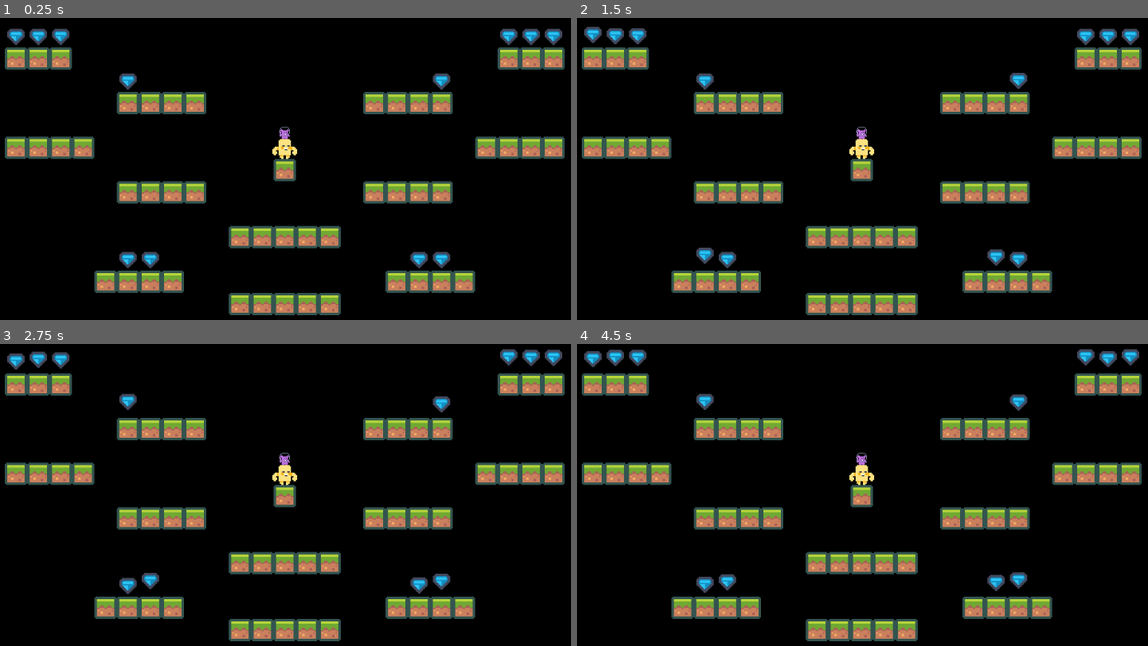
Above: before the commit, frames 1-4 (two rows, left to right).
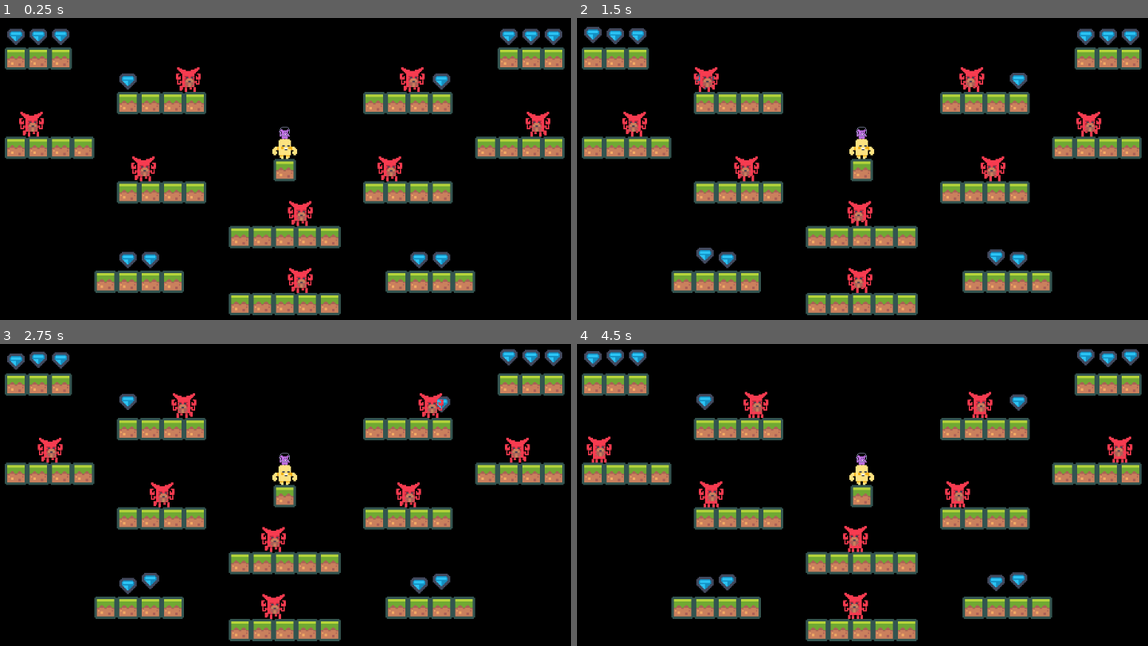
Above: after the commit, the same moments.

Repository: wesley950/sidescroller-concept-1
Game: Godot game, scene res://Content/Resources/Scenes/Main.tscn
The game is run twice, just before and just after one commit, with the same random seed, the same clock (stepped at 60 frames per second) and the same inputs. Sound files missing from this copy of the repository are replaced by a short silence.
Inputs:
- Up to frame 1 (0.25 s): no input
- Up to frame 2 (1.5 s): no input
- Up to frame 3 (2.75 s): no input
- Up to frame 4 (4.5 s): no input

The runs differ from the first frame. In frame 1, 2.0% of the frame differs, in the area x 3-97%, y 16-92%; in frame 2, 2.0%; in frame 3, 2.0%; in frame 4, 2.1%, in the area x 1-98%, y 15-92%.

Commit message:
Added enemies and stomping

Diff:
--- /dev/null
+++ b/Content/Resources/Actors/Enemy.gd
@@ -0,0 +1,50 @@
+extends KinematicBody2D
+
+export (AudioStream) var death_sfx
+
+onready var anim_player := $"AnimationPlayer"
+
+onready var ground_detector_left := $"Ground Detector Left"
+onready var ground_detector_right := $"Ground Detector Right"
+
+onready var footstep_snd_emitter := $"Footstep Sound Emitter"
+
+const SPEED = 50.0
+const GRAVITY = 100.0
+
+var direction := 1
+var _velocity := Vector2()
+
+func _physics_process(delta):
+	if not ground_detector_right.is_colliding() and not ground_detector_left.is_colliding():
+		direction = 0
+	elif not ground_detector_right.is_colliding():
+		direction = -1
+	elif not ground_detector_left.is_colliding():
+		direction = 1
+
+	$"Sprite".flip_h = direction == -1
+
+	_velocity.x = direction * SPEED
+	_velocity.y += GRAVITY * delta
+	_velocity = move_and_slide(_velocity, Vector2.UP)
+
+	if _velocity.x != 0 and is_on_floor():
+		anim_player.play("Walk")
+	else:
+		anim_player.play("Idle")
+
+func handle_death():
+	var sfx = AudioStreamPlayer2D.new()
+	get_parent().add_child(sfx)
+	sfx.set_as_toplevel(true)
+	sfx.stream = death_sfx
+	sfx.play()
+	sfx.connect("finished", sfx, "queue_free")
+
+
+func handle_stomping(stomper):
+	var handled = stomper is Player
+	handle_death()
+	queue_free()
+	return handled
--- /dev/null
+++ b/Content/Resources/Actors/Enemy.tscn
@@ -0,0 +1,107 @@
+[gd_scene load_steps=9 format=2]
+
+[ext_resource path="res://Content/Binaries/enemy.png" type="Texture" id=1]
+[ext_resource path="res://Content/Resources/Actors/Enemy.gd" type="Script" id=2]
+[ext_resource path="res://Content/Binaries/enemy_walk.ogg" type="AudioStream" id=3]
+[ext_resource path="res://Content/Binaries/enemy_death.ogg" type="AudioStream" id=4]
+
+[sub_resource type="RectangleShape2D" id=1]
+extents = Vector2( 9, 9 )
+
+[sub_resource type="Animation" id=2]
+resource_name = "Idle"
+loop = true
+tracks/0/type = "value"
+tracks/0/path = NodePath("Sprite:frame")
+tracks/0/interp = 1
+tracks/0/loop_wrap = true
+tracks/0/imported = false
+tracks/0/enabled = true
+tracks/0/keys = {
+"times": PoolRealArray( 0 ),
+"transitions": PoolRealArray( 1 ),
+"update": 1,
+"values": [ 0 ]
+}
+
+[sub_resource type="Animation" id=3]
+length = 0.001
+tracks/0/type = "value"
+tracks/0/path = NodePath("Sprite:frame")
+tracks/0/interp = 1
+tracks/0/loop_wrap = true
+tracks/0/imported = false
+tracks/0/enabled = true
+tracks/0/keys = {
+"times": PoolRealArray( 0 ),
+"transitions": PoolRealArray( 1 ),
+"update": 0,
+"values": [ 0 ]
+}
+
+[sub_resource type="Animation" id=4]
+resource_name = "Walk"
+length = 0.8
+loop = true
+tracks/0/type = "value"
+tracks/0/path = NodePath("Sprite:frame")
+tracks/0/interp = 1
+tracks/0/loop_wrap = true
+tracks/0/imported = false
+tracks/0/enabled = true
+tracks/0/keys = {
+"times": PoolRealArray( 0, 0.2, 0.4, 0.6 ),
+"transitions": PoolRealArray( 1, 1, 1, 1 ),
+"update": 1,
+"values": [ 0, 1, 2, 3 ]
+}
+tracks/1/type = "audio"
+tracks/1/path = NodePath("Footstep Sound Emitter")
+tracks/1/interp = 1
+tracks/1/loop_wrap = true
+tracks/1/imported = false
+tracks/1/enabled = true
+tracks/1/keys = {
+"clips": [ {
+"end_offset": 0.3,
+"start_offset": 0.0,
+"stream": ExtResource( 3 )
+}, {
+"end_offset": 0.3,
+"start_offset": 0.0,
+"stream": ExtResource( 3 )
+} ],
+"times": PoolRealArray( 0, 0.4 )
+}
+
+[node name="Enemy" type="KinematicBody2D"]
+script = ExtResource( 2 )
+death_sfx = ExtResource( 4 )
+
+[node name="Sprite" type="Sprite" parent="."]
+position = Vector2( 0, -12 )
+texture = ExtResource( 1 )
+hframes = 4
+
+[node name="CollisionShape2D" type="CollisionShape2D" parent="."]
+position = Vector2( 0, -9 )
+shape = SubResource( 1 )
+
+[node name="Ground Detector Right" type="RayCast2D" parent="."]
+position = Vector2( 9, -1 )
+enabled = true
+cast_to = Vector2( 0, 10 )
+
+[node name="Ground Detector Left" type="RayCast2D" parent="."]
+position = Vector2( -9, -1 )
+enabled = true
+cast_to = Vector2( 0, 10 )
+
+[node name="AnimationPlayer" type="AnimationPlayer" parent="."]
+anims/Idle = SubResource( 2 )
+anims/RESET = SubResource( 3 )
+anims/Walk = SubResource( 4 )
+
+[node name="Footstep Sound Emitter" type="AudioStreamPlayer2D" parent="."]
+volume_db = -19.367
+bus = "Enemy Walking"
--- a/Content/Resources/Actors/Player.gd
+++ b/Content/Resources/Actors/Player.gd
@@ -1,3 +1,4 @@
+class_name Player
 extends KinematicBody2D
 
 const GRAVITY = 150.0
@@ -9,6 +10,8 @@
 onready var jump_snd_emitter := $"Jump Sound Emitter"
 onready var fall_snd_emitter := $"Fall Sound Emitter"
 
+onready var stomp_detector := $"Stomp Detector"
+
 var speed := Vector2(80, 100)
 
 var _velocity := Vector2()
@@ -17,6 +20,20 @@
 
 func _physics_process(delta):
 	var direction = get_direction()
+
+	if stomp_detector.is_colliding():
+		var stomped_obj = stomp_detector.get_collider()
+		if stomped_obj.has_method("handle_stomping"):
+			var directon_to_enemy = global_position.direction_to(stomped_obj.global_position)
+			var stomp_angle = rad2deg(directon_to_enemy.angle_to(Vector2.DOWN))
+			var dot_dte_vel = directon_to_enemy.dot(_velocity)
+
+			if dot_dte_vel > 0:
+				var handled = stomped_obj.call("handle_stomping", self)
+				if handled:
+					# jump after stomping
+					direction.y = -1
+					jump_snd_emitter.play()
 
 	var jump_interrupted := Input.is_action_just_released("jump") and _velocity.y < 0.0
 
--- a/Content/Resources/Actors/Player.tscn
+++ b/Content/Resources/Actors/Player.tscn
@@ -107,3 +107,8 @@
 
 [node name="Fall Sound Emitter" type="AudioStreamPlayer" parent="."]
 stream = ExtResource( 6 )
+
+[node name="Stomp Detector" type="RayCast2D" parent="."]
+position = Vector2( 0, -2 )
+enabled = true
+cast_to = Vector2( 0, 9 )
--- a/Content/Resources/Scenes/Main.tscn
+++ b/Content/Resources/Scenes/Main.tscn
@@ -1,8 +1,9 @@
-[gd_scene load_steps=6 format=2]
+[gd_scene load_steps=7 format=2]
 
 [ext_resource path="res://Content/Resources/Actors/Player.tscn" type="PackedScene" id=1]
 [ext_resource path="res://Content/Binaries/tiles_packed.png" type="Texture" id=2]
 [ext_resource path="res://Content/Resources/Props/Diamond.tscn" type="PackedScene" id=3]
+[ext_resource path="res://Content/Resources/Actors/Enemy.tscn" type="PackedScene" id=4]
 
 [sub_resource type="ConvexPolygonShape2D" id=9]
 points = PoolVector2Array( 0, 0, 18, 0, 18, 18, 0, 18 )
@@ -39,46 +40,72 @@
 format = 1
 tile_data = PoolIntArray( 786448, 0, 0, 786449, 0, 0, 786450, 0, 0, 786470, 0, 0, 786471, 0, 0, 786472, 0, 0, 917525, 0 …(628 unchanged characters)…
 
+[node name="Props" type="Node2D" parent="."]
+
+[node name="Diamond" parent="Props" instance=ExtResource( 3 )]
+position = Vector2( 297, 207 )
+
+[node name="Diamond2" parent="Props" instance=ExtResource( 3 )]
+position = Vector2( 315, 207 )
+
+[node name="Diamond3" parent="Props" instance=ExtResource( 3 )]
+position = Vector2( 333, 207 )
+
+[node name="Diamond4" parent="Props" instance=ExtResource( 3 )]
+position = Vector2( 693, 207 )
+
+[node name="Diamond5" parent="Props" instance=ExtResource( 3 )]
+position = Vector2( 711, 207 )
+
+[node name="Diamond6" parent="Props" instance=ExtResource( 3 )]
+position = Vector2( 729, 207 )
+
+[node name="Diamond7" parent="Props" instance=ExtResource( 3 )]
+position = Vector2( 639, 387 )
+
+[node name="Diamond8" parent="Props" instance=ExtResource( 3 )]
+position = Vector2( 621, 387 )
+
+[node name="Diamond11" parent="Props" instance=ExtResource( 3 )]
+position = Vector2( 639, 243 )
+
+[node name="Diamond12" parent="Props" instance=ExtResource( 3 )]
+position = Vector2( 387, 243 )
+
+[node name="Diamond9" parent="Props" instance=ExtResource( 3 )]
+position = Vector2( 405, 387 )
+
+[node name="Diamond10" parent="Props" instance=ExtResource( 3 )]
+position = Vector2( 387, 387 )
+
 [node name="Actors" type="Node2D" parent="."]
 
 [node name="Player" parent="Actors" instance=ExtResource( 1 )]
 position = Vector2( 513, 306 )
 
-[node name="Diamond" parent="Actors" instance=ExtResource( 3 )]
-position = Vector2( 297, 207 )
+[node name="Enemy" parent="Actors" instance=ExtResource( 4 )]
+position = Vector2( 585, 324 )
 
-[node name="Diamond2" parent="Actors" instance=ExtResource( 3 )]
-position = Vector2( 315, 207 )
+[node name="Enemy2" parent="Actors" instance=ExtResource( 4 )]
+position = Vector2( 387, 324 )
 
-[node name="Diamond3" parent="Actors" instance=ExtResource( 3 )]
-position = Vector2( 333, 207 )
+[node name="Enemy3" parent="Actors" instance=ExtResource( 4 )]
+position = Vector2( 513, 360 )
 
-[node name="Diamond4" parent="Actors" instance=ExtResource( 3 )]
-position = Vector2( 693, 207 )
+[node name="Enemy4" parent="Actors" instance=ExtResource( 4 )]
+position = Vector2( 513, 414 )
 
-[node name="Diamond5" parent="Actors" instance=ExtResource( 3 )]
-position = Vector2( 711, 207 )
+[node name="Enemy5" parent="Actors" instance=ExtResource( 4 )]
+position = Vector2( 297, 288 )
 
-[node name="Diamond6" parent="Actors" instance=ExtResource( 3 )]
-position = Vector2( 729, 207 )
+[node name="Enemy6" parent="Actors" instance=ExtResource( 4 )]
+position = Vector2( 729, 288 )
 
-[node name="Diamond7" parent="Actors" instance=ExtResource( 3 )]
-position = Vector2( 639, 387 )
+[node name="Enemy7" parent="Actors" instance=ExtResource( 4 )]
+position = Vector2( 603, 252 )
 
-[node name="Diamond8" parent="Actors" instance=ExtResource( 3 )]
-position = Vector2( 621, 387 )
-
-[node name="Diamond11" parent="Actors" instance=ExtResource( 3 )]
-position = Vector2( 639, 243 )
-
-[node name="Diamond12" parent="Actors" instance=ExtResource( 3 )]
-position = Vector2( 387, 243 )
-
-[node name="Diamond9" parent="Actors" instance=ExtResource( 3 )]
-position = Vector2( 405, 387 )
-
-[node name="Diamond10" parent="Actors" instance=ExtResource( 3 )]
-position = Vector2( 387, 387 )
+[node name="Enemy8" parent="Actors" instance=ExtResource( 4 )]
+position = Vector2( 423, 252 )
 
 [node name="CanvasLayer" type="CanvasLayer" parent="."]
 
--- /dev/null
+++ b/default_bus_layout.tres
@@ -0,0 +1,24 @@
+[gd_resource type="AudioBusLayout" load_steps=3 format=2]
+
+[sub_resource type="AudioEffectLowPassFilter" id=1]
+resource_name = "LowPassFilter"
+cutoff_hz = 2341.0
+resonance = 0.59
+
+[sub_resource type="AudioEffectCompressor" id=2]
+resource_name = "Compressor"
+threshold = -25.4
+ratio = 10.7
+gain = -0.8
+
+[resource]
+bus/1/name = "Enemy Walking"
+bus/1/solo = false
+bus/1/mute = false
+bus/1/bypass_fx = false
+bus/1/volume_db = 0.0
+bus/1/send = "Master"
+bus/1/effect/0/effect = SubResource( 1 )
+bus/1/effect/0/enabled = true
+bus/1/effect/1/effect = SubResource( 2 )
+bus/1/effect/1/enabled = true
--- a/project.godot
+++ b/project.godot
@@ -13,9 +13,15 @@
 "class": "DiamondProp",
 "language": "GDScript",
 "path": "res://Content/Resources/Props/Diamond.gd"
+}, {
+"base": "KinematicBody2D",
+"class": "Player",
+"language": "GDScript",
+"path": "res://Content/Resources/Actors/Player.gd"
 } ]
 _global_script_class_icons={
-"DiamondProp": ""
+"DiamondProp": "",
+"Player": ""
 }
 
 [application]
Binary file added: Content/Binaries/enemy.png
Not shown, added: Content/Binaries/enemy.png.import
Not shown, added: Content/Binaries/enemy_death.ogg.import
Not shown, added: Content/Binaries/enemy_walk.ogg.import
Not shown, added: Content/Binaries/enemy_death.ogg
Not shown, added: Content/Binaries/enemy_walk.ogg
